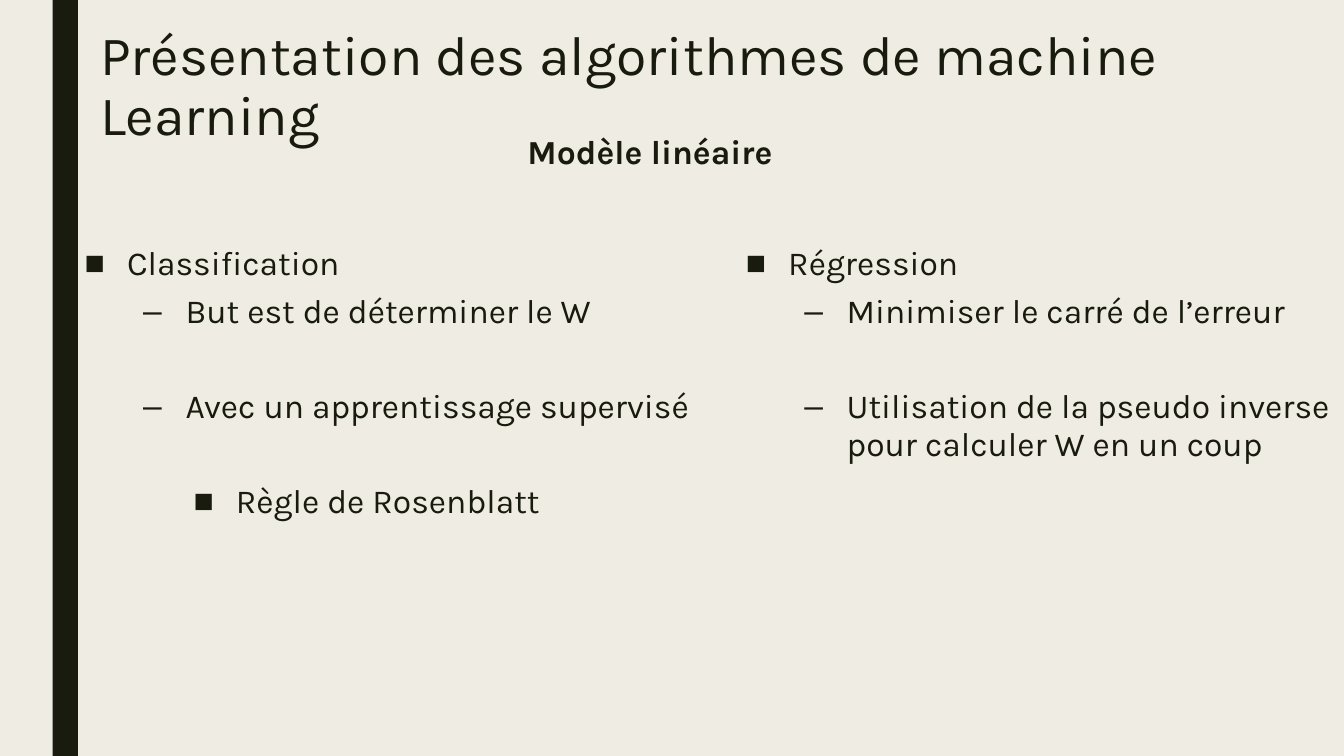
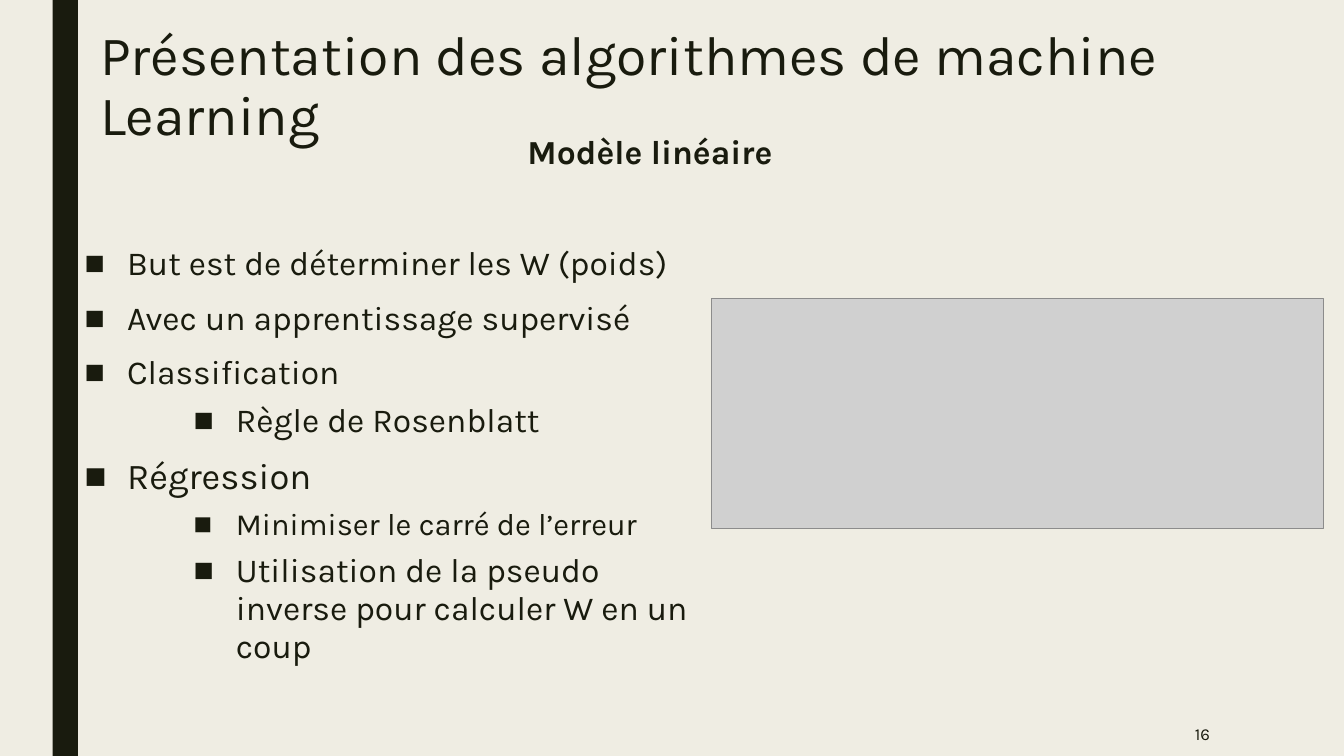
Before and after one commit to natane07/PA-MachineLearning-3ESGI, a slide deck: slide 16 of Project/Docs/Slides/PPT_PA.pptx. Drawn at 1344x756 pixels with LibreOffice and Linux fonts; fonts in the diff are those of the drawing; grey boxes stand for pictures. Boxes give left, top, right and bottom in pixels: in the first picture for what was removed or moved away, otherwise in the second. Text is boxed around its words. In the diff, an @@ line names an element or a change of style, - is before the commit and + after.

```diff
--- a/Project/Docs/Slides/PPT_PA.pptx
+++ b/Project/Docs/Slides/PPT_PA.pptx
@@ text at <box>127,249,667,339</box>: paragraphs added @@
+■ But est de déterminer les W (poids)
+■ Avec un apprentissage supervisé
@@ text removed at <box>788,249,1329,464</box> @@
-■ Régression
-  – Minimiser le carré de l’erreur
-  – Utilisation de la pseudo inverse pour calculer W en un coup
@@ text at <box>186,297,689,427</box>: paragraphs removed @@
-  – But est de déterminer le W
-  – Avec un apprentissage supervisé
@@ picture added at <box>711,298,1324,528</box> @@
@@ text at <box>127,461,688,666</box>: paragraphs added @@
+■ Régression
+    ■ Minimiser le carré de l’erreur
+    ■ Utilisation de la pseudo inverse pour calculer W en un coup
@@ page number added at <box>1195,729,1210,740</box>, 12 pt, text #191B0E @@
+16
```
Also in this commit, not shown: 41 other slides changed, 1 other file.
